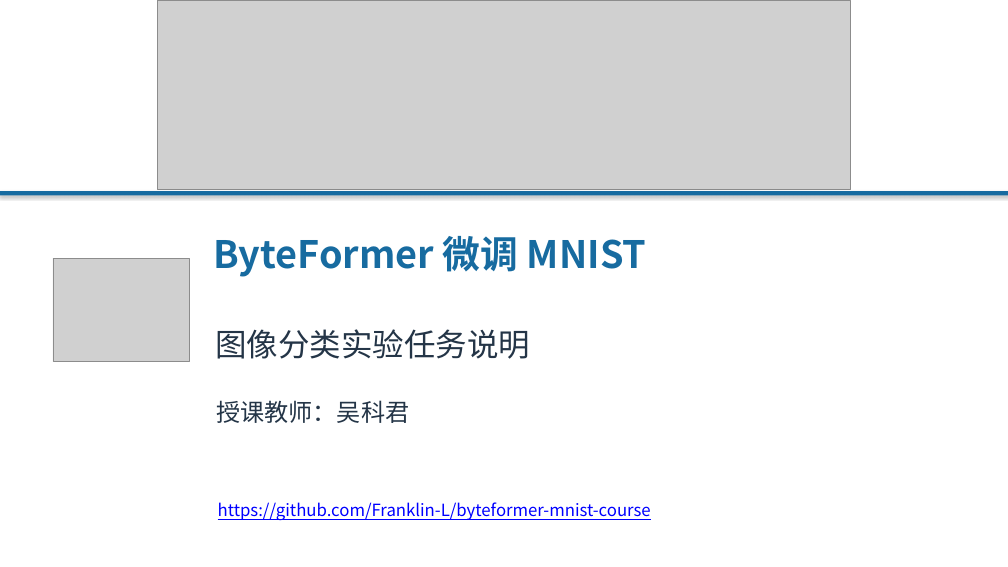
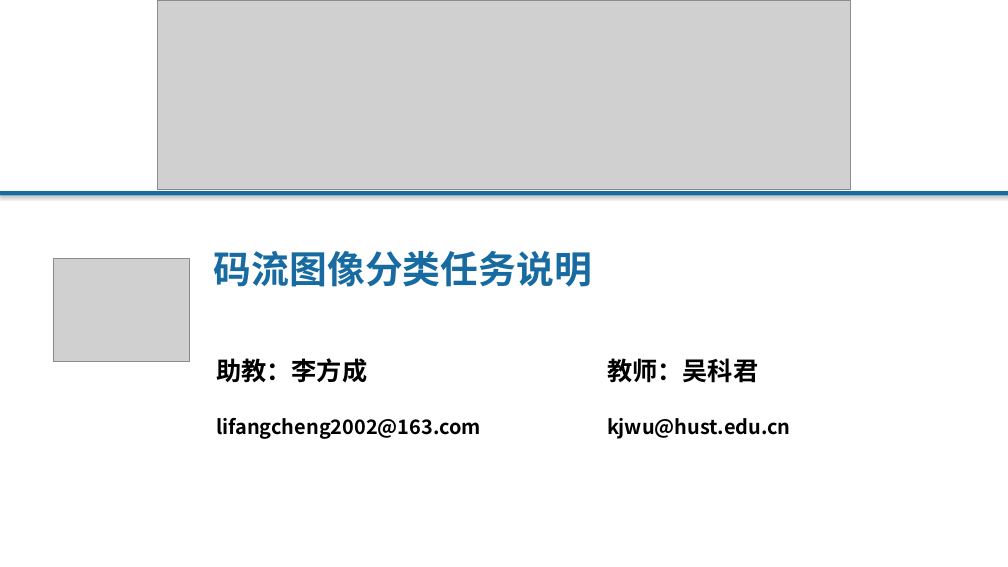
Before and after one commit to Franklin-L/byteformer-mnist-course, a slide deck: slide 1 of docs/ByteFormer_MNIST_零基础实验课.pptx. Drawn at 1008x567 pixels with LibreOffice and Linux fonts; fonts in the diff are those of the drawing; grey boxes stand for pictures. Boxes give left, top, right and bottom in pixels: in the first picture for what was removed or moved away, otherwise in the second. Text is boxed around its words. In the diff, an @@ line names an element or a change of style, - is before the commit and + after.

Commit message:
Set course identity and contacts and simplify teaching materials

```diff
--- a/docs/ByteFormer_MNIST_零基础实验课.pptx
+++ b/docs/ByteFormer_MNIST_零基础实验课.pptx
@@ text removed at (214,236,646,277) @@
-ByteFormer 微调 MNIST
@@ text at (214,251,592,287): text changed; size 30 to 36 pt; text colour #243547 to #176BA0; bold on @@
-图像分类实验任务说明
+码流图像分类任务说明
@@ text added at (216,358,367,383), 24 pt, text #000000, bold @@
+助教：李方成
@@ text at (607,358,758,383): text changed; size 23 to 24 pt; text colour #243547 to #000000; bold on @@
-授课教师：吴科君
+教师：吴科君
@@ text at (216,418,481,439): text changed; size 16 to 19 pt; text colour #0000FF to #000000; bold on @@
-https://github.com/Franklin-L/byteformer-mnist-course
+lifangcheng2002@163.com
@@ text added at (607,418,791,439), 19 pt, text #000000, bold @@
+kjwu@hust.edu.cn
```
Also in this commit, not shown: 15 other slides changed, 10 other files.
